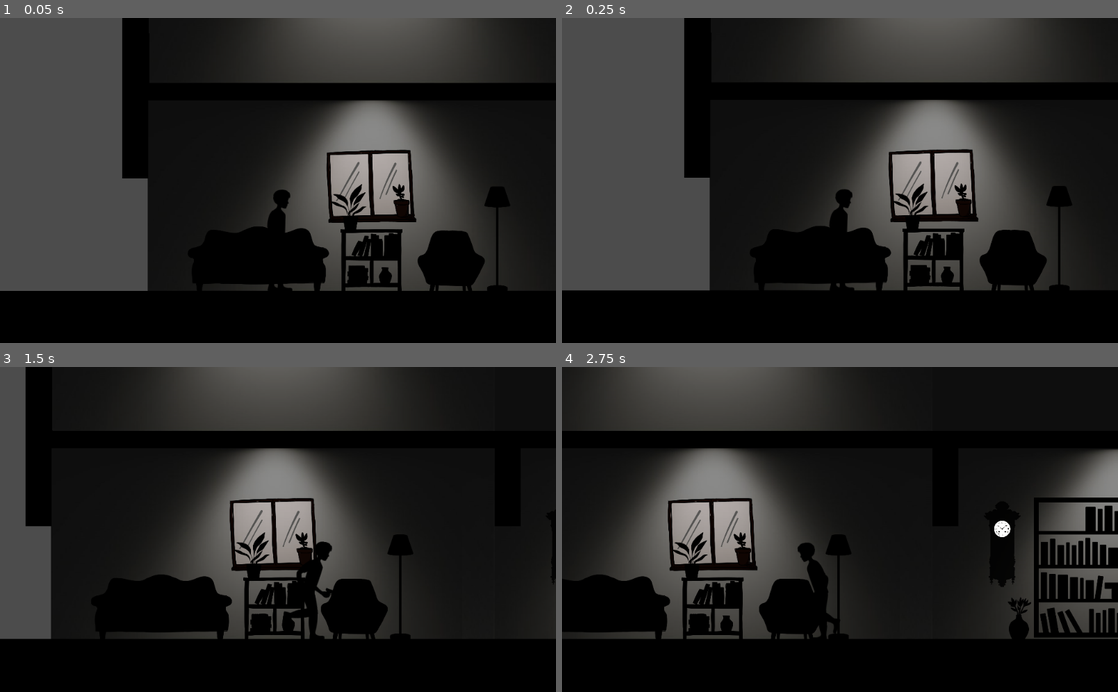
Above: before the commit, frames 1-4 (two rows, left to right).
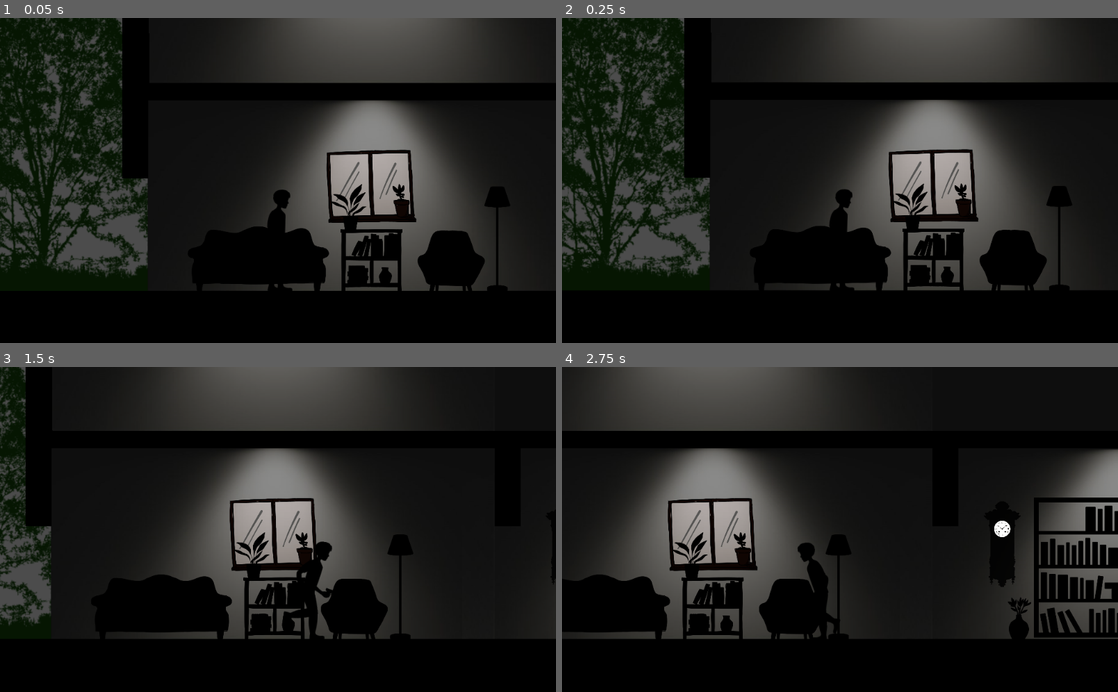
Above: after the commit, the same moments.

Repository: endcrs/COMA
Game: Godot game, scene res://mapas/mundo/mundo.tscn
Two runs of this game, one before a commit and one after it. Both use one fixed random seed, a clock stepped at 60 frames per second and the inputs below.
Inputs (mouse positions are in pixels of both pictures, inside the frame that each line leads up to):
- Up to frame 1 (0.05 s): no input
- Up to frame 2 (0.25 s): no input
- Up to frame 3 (1.5 s): move the mouse to (400, 513) at 0.52 s; hold Right (ui_right) from 0.53 s (still down); move the mouse to (166, 545) at 1.27 s
- Up to frame 4 (2.75 s): move the mouse to (895, 458) at 2.02 s; release Right (ui_right) at 2.03 s; hold Left (ui_left) from 2.03 s (still down)

The runs differ from the first frame. In frame 1, 16% of the frame differs, in the area x 0-27%, y 0-84%; in frame 2, 16%; in frame 3, 3.8%; in frame 4, nothing differs.

Commit message:
segunda_fase

Diff:
--- /dev/null
+++ b/GAME/mapas/mundo/florest.tscn
@@ -0,0 +1,35 @@
+[gd_scene load_steps=2 format=2]
+
+[ext_resource path="res://mapas/mundo/4.png" type="Texture" id=1]
+
+[node name="Node2D" type="Node2D"]
+
+[node name="arvore1" type="Sprite" parent="."]
+modulate = Color( 0.0784314, 0.290196, 0.0352941, 1 )
+position = Vector2( 1180.9, 21 )
+scale = Vector2( 3.35459, 3.35984 )
+texture = ExtResource( 1 )
+region_enabled = true
+region_rect = Rect2( 108, 540, 731, 432 )
+
+[node name="arvore2" type="Sprite" parent="."]
+modulate = Color( 0.0784314, 0.290196, 0.0352941, 1 )
+position = Vector2( 3684, 63 )
+scale = Vector2( 3.58803, 3.59364 )
+texture = ExtResource( 1 )
+flip_h = true
+region_enabled = true
+region_rect = Rect2( 108, 540, 731, 432 )
+
+[node name="chão" type="StaticBody2D" parent="."]
+
+[node name="Polygon2D" type="Polygon2D" parent="chão"]
+position = Vector2( -51, -7 )
+scale = Vector2( 4.67692, 1 )
+color = Color( 0, 0, 0, 1 )
+polygon = PoolVector2Array( 7.48356, 504, 141.76, 530, 229.424, 495, 355.576, 577, 487.073, 488, 579.869, 517, 650.642, 425, 715, 568, 839.869, 571, 950.626, 482, 1032, 520, 1032, 1160, -7.99997, 1160 )
+
+[node name="CollisionPolygon2D" type="CollisionPolygon2D" parent="chão"]
+position = Vector2( 31, 501 )
+scale = Vector2( 4.96, 1 )
+polygon = PoolVector2Array( 10.6855, 22, 173.992, 6, 196.976, -13, 318.548, 69, 442.742, -16, 531.855, 6, 597.782, -80, 659.879, 63, 778.831, 60, 880.04, -16, 955.444, 15, 956.855, 650, -22.5806, 649, -12.9032, 20 )
--- a/GAME/mapas/mundo/mundo.tscn
+++ b/GAME/mapas/mundo/mundo.tscn
@@ -1,10 +1,11 @@
-[gd_scene load_steps=8 format=2]
+[gd_scene load_steps=9 format=2]
 
 [ext_resource path="res://player/player.tscn" type="PackedScene" id=1]
 [ext_resource path="res://objetos/moveis/pngwing.com.png" type="Texture" id=2]
 [ext_resource path="res://mapas/mundo/Oculux Dead Front 3_5IN Round Open Reflector Trim - Flood _ 2700K.jpg" type="Texture" id=3]
 [ext_resource path="res://objetos/moveis/moveis.png" type="Texture" id=4]
 [ext_resource path="res://objetos/moveis/moveis2.png" type="Texture" id=5]
+[ext_resource path="res://mapas/mundo/4.png" type="Texture" id=6]
 
 [sub_resource type="RectangleShape2D" id=1]
 extents = Vector2( 2432, 40 )
@@ -12,6 +13,22 @@
 [sub_resource type="Environment" id=2]
 
 [node name="mundo" type="Node"]
+
+[node name="arvore1" type="Sprite" parent="."]
+modulate = Color( 0.0784314, 0.290196, 0.0352941, 1 )
+position = Vector2( 526, 242 )
+scale = Vector2( 1.54777, 1.56654 )
+texture = ExtResource( 6 )
+region_enabled = true
+region_rect = Rect2( 108, 540, 731, 432 )
+
+[node name="arvore2" type="Sprite" parent="."]
+modulate = Color( 0.0784314, 0.290196, 0.0352941, 1 )
+position = Vector2( 3229, 251 )
+scale = Vector2( 1.54777, 1.56654 )
+texture = ExtResource( 6 )
+region_enabled = true
+region_rect = Rect2( 108, 540, 731, 432 )
 
 [node name="Polygon2D3" type="Polygon2D" parent="."]
 position = Vector2( -942, -594 )
Binary file added: GAME/mapas/mundo/4.png
Not shown, added: GAME/mapas/mundo/4.png.import
Binary file added: GAME/mapas/mundo/5.png
Not shown, added: GAME/mapas/mundo/5.png.import
Binary file added: GAME/mapas/mundo/Design sem nome.png
Not shown, added: GAME/mapas/mundo/Design sem nome.png.import
